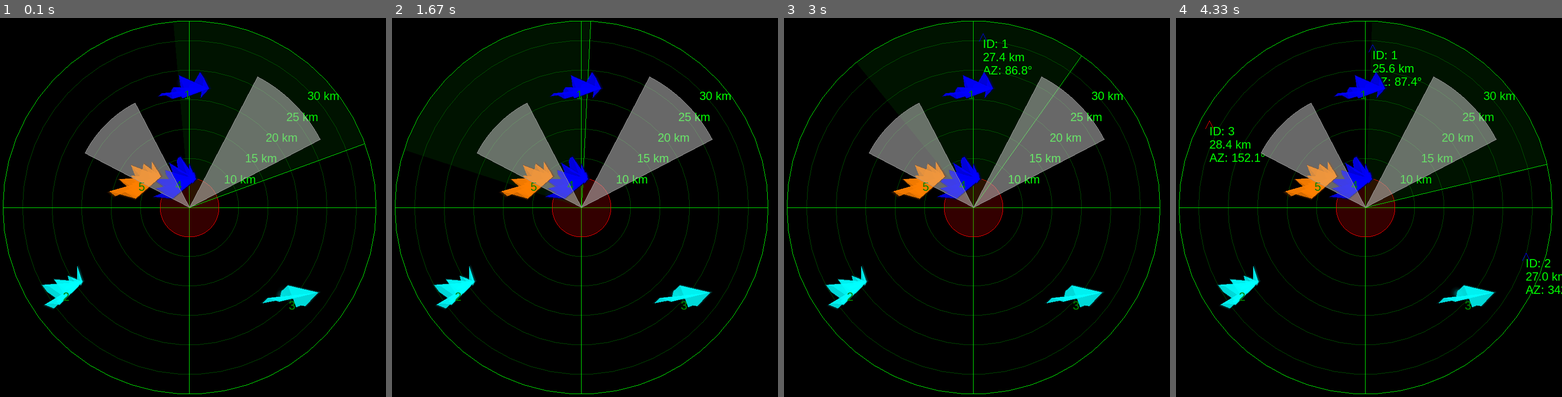
Above: before the commit, frames 1-4 (left to right).
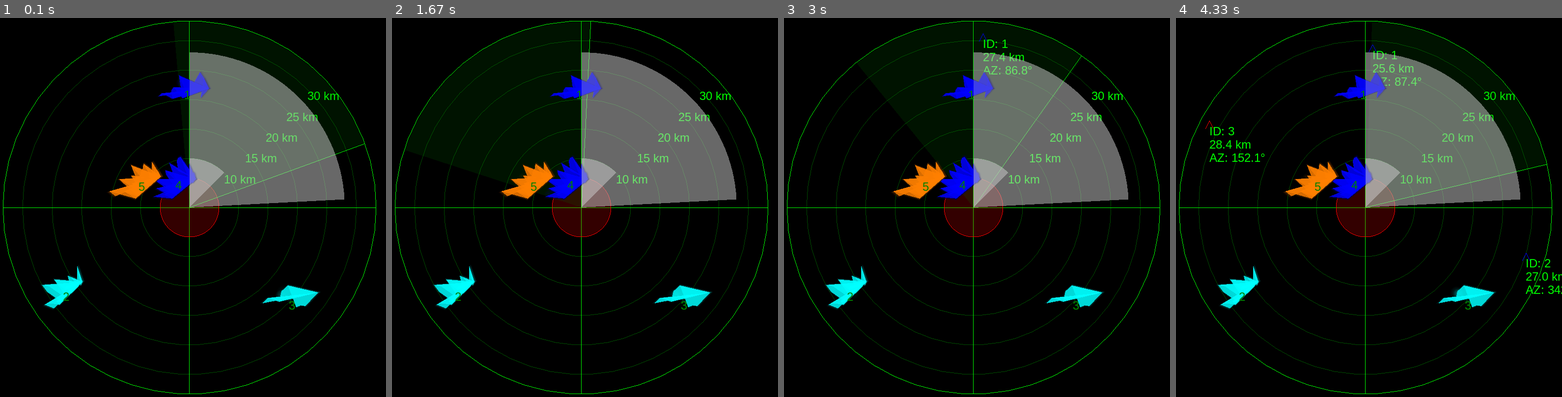
Above: after the commit, the same moments.

Repository: Akakyy/radar
Game: pygame game, started from radar/__main__.py
Two runs of this game, one before a commit and one after it. Both use one fixed random seed, a clock stepped at 60 frames per second and the inputs below.
Inputs:
- Up to frame 1 (0.1 s): no input
- Up to frame 2 (1.67 s): hold Up 0.33-0.8 s; hold Down 0.83-1.3 s; hold Up from 1.33 s (still down)
- Up to frame 3 (3 s): release Up at 1.8 s; hold Down 1.83-2.3 s; hold Up 2.33-2.63 s; hold Down 2.67-2.97 s
- Up to frame 4 (4.33 s): hold Up 3-3.37 s; hold Down 3.4-3.77 s; hold Up 3.8-4.1 s; hold Down from 4.13 s (still down)

The runs differ from the first frame. In frame 1, 11% of the frame differs, in the area x 22-90%, y 9-50%; in frame 2, 11%; in frame 3, 11%; in frame 4, 11%.

Commit message:
Add Sector with agnle and distance

Diff:
--- a/radar/PolygonUtils.py
+++ b/radar/PolygonUtils.py
@@ -1,5 +1,5 @@
 from dataclasses import dataclass, field
-from typing import List, Tuple, Literal
+from typing import List, Tuple, Literal, Dict, Any
 import math
 from OpenGL.GL import *  # Add this import at the top
 
@@ -39,90 +39,91 @@
 
 
 class Sector:
-    def __init__(self, id: int, distance: float, angle: float, type: str):
+    def __init__(self, id: int, distance: float, angle: float, type: str, max_distance_km: float, distance_circles):
         """
         Initialize a sector with given parameters
 
         Args:
             id: Unique identifier for the sector
-            distance: Distance from center (in radar units)
+            distance: The distance (in km) based on radius
             angle: Central angle of the sector (in degrees)
-            type: Type of the sector (same as polygon types)
+            type: Type of the sector
+            max_distance_km: The maximum distance in kilometers
         """
         self.id = id
-        self.distance = distance
-        self.angle = angle
+        self.distance = distance  # Distance in kilometers
+        self.angle = angle  # Central angle of the sector
         self.type = type
         self.width = 35  # Width of sector in degrees
-        # Light grey color with alpha
         self.fill_color = (0.8, 0.8, 0.8, 0.3)  # RGBA
         self.border_color = (0.6, 0.6, 0.6, 0.8)  # Slightly darker border
+        self.center_radius = 0.3  # Radius of the central red circle
+        self.max_distance_km = max_distance_km
 
+        # Define the distance circles scale
+        self.distance_circles = distance_circles
+
+    def get_scaled_distance(self):
+        """
+        Convert kilometers to scaled distance based on predefined distance circles.
+
+        Returns:
+            float: Scaled distance for drawing the sector
+        """
+        # Find the appropriate distance circle for the current distance
+        for i, circle in enumerate(self.distance_circles):
+            if self.distance <= circle['distance']:
+                # If it's the first circle, use its radius directly
+                if i == 0:
+                    return circle['radius']
+
+                # Interpolate between the previous and current circle
+                prev_circle = self.distance_circles[i-1]
+
+                # Calculate the proportion of distance between previous and current circles
+                proportion = (self.distance - prev_circle['distance']) / \
+                             (circle['distance'] - prev_circle['distance'])
+
+                # Linear interpolation of radius
+                scaled_radius = prev_circle['radius'] + \
+                                proportion * (circle['radius'] - prev_circle['radius'])
+
+                return scaled_radius
+
+        # If distance is beyond the last circle, use the last circle's radius
+        return self.distance_circles[-1]['radius']
 
     def draw(self):
-        """
-        Draw the sector using OpenGL
+        # Получаем корректированное расстояние в км
+        distance = self.get_scaled_distance()
 
-        Args:
+        # Устанавливаем начальный и конечный угол
+        start_angle = 90  # Начинаем с вертикальной линии сверху
+        end_angle = start_angle - self.angle  # Уменьшаем угол для поворота против часовой стрелки
 
-        """
-        # Calculate the start and end angles for the sector
-        start_angle = self.angle - self.width/2
-        end_angle = self.angle + self.width/2
-
-        # Draw filled sector
+        # Убедимся, что контекст правильно открыт
         glEnable(GL_BLEND)
         glBlendFunc(GL_SRC_ALPHA, GL_ONE_MINUS_SRC_ALPHA)
 
-        # Fill
+        # Начало рисования
         glBegin(GL_TRIANGLE_FAN)
         glColor4f(*self.fill_color)
 
-        # Center point
-        glVertex2f(0.0, 0.0)
+        glVertex2f(0.0, 0.0)  # Центр
 
-        # Draw arc segments
+        # Рисуем дугу сектора
         num_segments = 32
         for i in range(num_segments + 1):
+            # Вычисляем угол для текущего сегмента
             angle = math.radians(start_angle + (end_angle - start_angle) * i / num_segments)
-            x = self.distance * math.cos(angle)
-            y = self.distance * math.sin(angle)
+
+            # Координаты точки сектора, ограниченные радиусом
+            x = distance * math.cos(angle)
+            y = distance * math.sin(angle)
+
             glVertex2f(x, y)
 
-        glEnd()
-
-        # Draw border
-        glBegin(GL_LINE_LOOP)
-        glColor4f(*self.border_color)
-
-        # Draw from center
-        glVertex2f(0.0, 0.0)
-
-        # Draw arc border
-        for i in range(num_segments + 1):
-            angle = math.radians(start_angle + (end_angle - start_angle) * i / num_segments)
-            x = self.distance * math.cos(angle)
-            y = self.distance * math.sin(angle)
-            glVertex2f(x, y)
-
-        glEnd()
-
-        # Draw radial lines
-        glBegin(GL_LINES)
-        glColor4f(*self.border_color)
-
-        # Start radial line
-        start_x = self.distance * math.cos(math.radians(start_angle))
-        start_y = self.distance * math.sin(math.radians(start_angle))
-        glVertex2f(0.0, 0.0)
-        glVertex2f(start_x, start_y)
-
-        # End radial line
-        end_x = self.distance * math.cos(math.radians(end_angle))
-        end_y = self.distance * math.sin(math.radians(end_angle))
-        glVertex2f(0.0, 0.0)
-        glVertex2f(end_x, end_y)
-
+        # Завершаем рисование
         glEnd()
 
 
@@ -161,7 +162,7 @@
         return self.polygons
 
 
-    def create_sector(self, distance: float, angle: float, type: str) -> Sector:
+    def create_sector(self, distance_km, angle, type, max_distance_km, distance_circles) -> Sector:
         """
         Create a new sector and add it to the manager
 
@@ -174,7 +175,7 @@
             Sector: The newly created sector
         """
         # Create new sector with unique ID
-        sector = Sector(self.next_sector_number, distance, angle, type)
+        sector = Sector(self.next_sector_number, distance_km, angle, type, max_distance_km, distance_circles)
         self.sectors.append(sector)
         self.next_sector_number += 1
         return sector
--- a/radar/Radar.py
+++ b/radar/Radar.py
@@ -10,13 +10,14 @@
 
 class Radar:
     def __init__(self, width=800, height=800):
-        self.border_radius = 1.9
+        self.border_radius = 1.9  # максимальный радиус в радарных единицах
+        self.max_distance_km = 30  # максимальная дистанция в км
         self.distance_circles = [
             {"radius": 0.5, "distance": 10},
             {"radius": 0.8, "distance": 15},
             {"radius": 1.1, "distance": 20},
             {"radius": 1.4, "distance": 25},
-            {"radius": 1.7, "distance": 30}
+            {"radius": 1.7, "distance": self.max_distance_km}
         ]
         self.polygon_manager = PolygonManager()
         self.min_sides = 6
@@ -60,6 +61,12 @@
         self.show_trajectory_ids: Set[int] = set()
 
 
+    def create_sector(self, distance_km: float, angle: float, type: str):
+        """Создает сектор, принимая расстояние в километрах"""
+        #radar_distance = self.km_to_radar_units(distance_km, )
+        return self.polygon_manager.create_sector(distance_km, angle, type, self.max_distance_km, self.distance_circles)
+
+
     def get_distance_from_center(self, x: float, y: float) -> float:
         """Calculate the distance from center in radar units"""
         return math.sqrt(x * x + y * y)
@@ -480,11 +487,13 @@
 
     def run(self):
         self.set_sector_angle(35.0)
+
+
         #self.polygon_manager.create_sector(random.uniform(5, 25), random.uniform(0, 360), random.choice(PolygonType.__args__))
         #self.polygon_manager.create_sector(random.uniform(5, 25), random.uniform(0, 360), random.choice(PolygonType.__args__))
         # Create some test sectors
-        self.polygon_manager.create_sector(1.5, 45, "signal_rejection")  # At 45 degrees
-        self.polygon_manager.create_sector(1.2, 135, "wind")  # At 135 degrees
+        self.create_sector(10, 45, "signal_rejection")  # At 45 degrees
+        self.create_sector(28, 87, "wind")  # At 135 degrees
 
         while True:
             for event in pygame.event.get():
--- a/radar/Sector.py
+++ /dev/null
@@ -1,3 +0,0 @@
-import math
-from OpenGL.GL import *
-from typing import Tuple
--- a/radar/input_pygame.py
+++ /dev/null
@@ -1,50 +0,0 @@
-import pygame
-
-# Инициализация Pygame
-pygame.init()
-
-# Размер экрана
-screen = pygame.display.set_mode((600, 400))
-pygame.display.set_caption("Text Input Example")
-
-# Цвета, шрифты
-WHITE = (255, 255, 255)
-BLACK = (0, 0, 0)
-FONT = pygame.font.Font(None, 36)
-
-# Параметры текстового поля
-input_box = pygame.Rect(200, 150, 200, 50)  # Размеры поля
-text = ""  # Хранение введенного текста
-active = False  # Активно поле или нет (когда юзер тыкнул мышкой)
-
-# Главный цикл
-running = True
-while running:
-    for event in pygame.event.get():
-        if event.type == pygame.QUIT:
-            running = False
-        elif event.type == pygame.MOUSEBUTTONDOWN:
-            # Проверка, тыкнул ли юзер на текстовое поле
-            if input_box.collidepoint(event.pos):
-                active = not active
-            else:
-                active = False
-        elif event.type == pygame.KEYDOWN:
-            if active:  # Только если поле активно
-                if event.key == pygame.K_RETURN:  # Нажал Enter — выходим
-                    print("Введенный текст:", text)
-                    text = ""  # Очистить текст
-                elif event.key == pygame.K_BACKSPACE:  # Удалить символ
-                    text = text[:-1]
-                else:
-                    text += event.unicode  # Добавляем символ
-
-    # Рисуем поле и текст
-    screen.fill(WHITE)
-    pygame.draw.rect(screen, BLACK, input_box, 2)
-    text_surface = FONT.render(text, True, BLACK)
-    screen.blit(text_surface, (input_box.x + 5, input_box.y + 10))
-
-    pygame.display.flip()
-
-pygame.quit()
